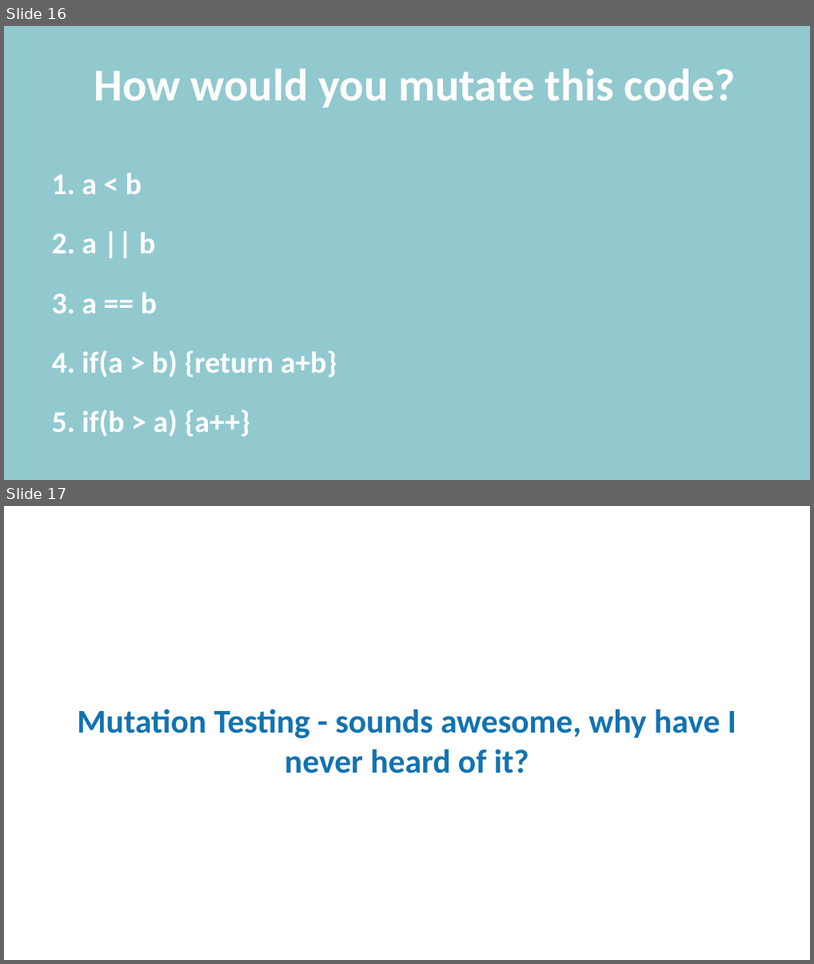
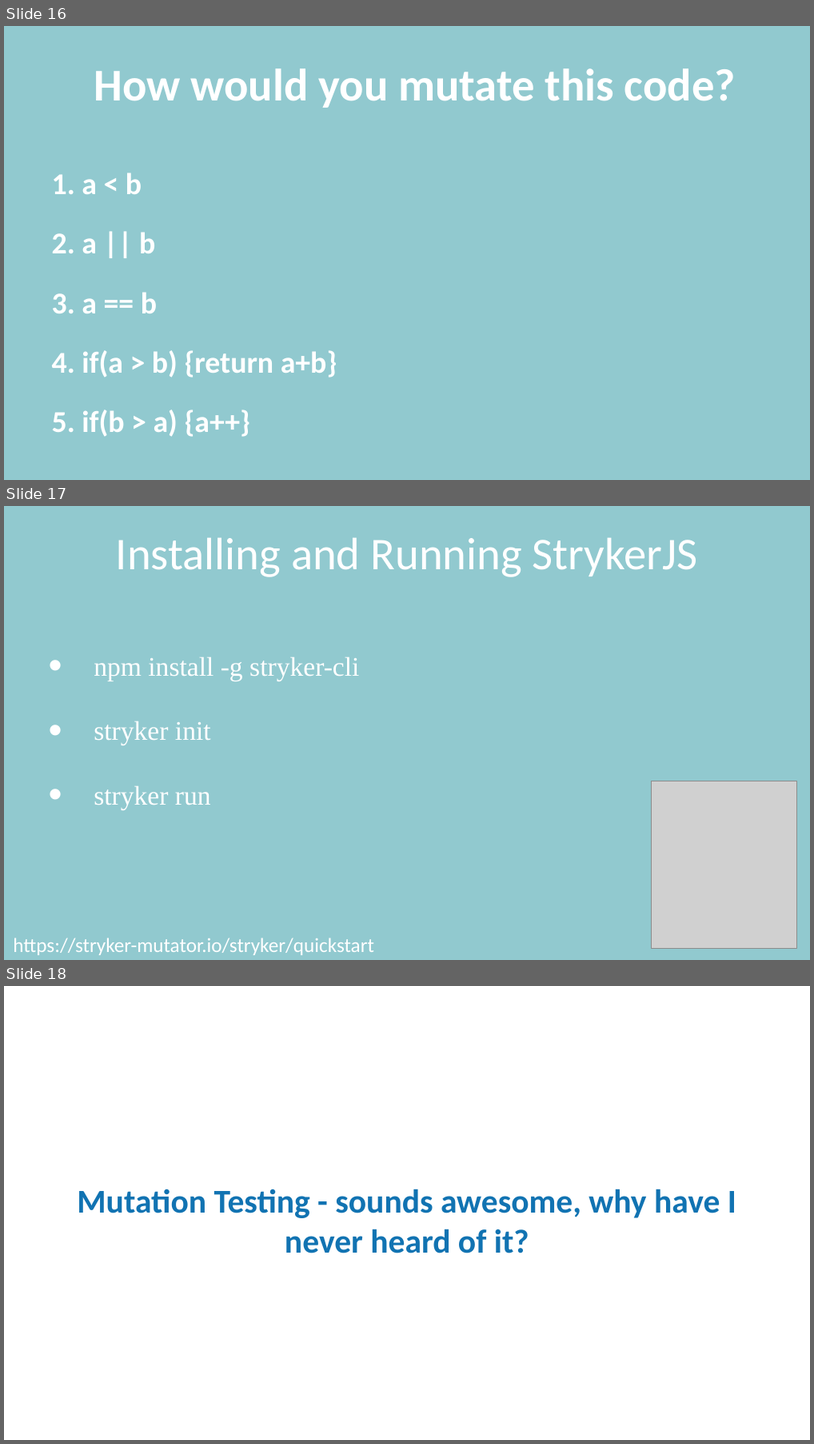
Before and after one commit to MatthewYKnowles/dev-space-2018, a slide deck: Who Watches the Watchmen.pptx. Shown one above the other, each under a label of ours: slides 16 and 17 before the commit, slides 16, 17 and 18 after it. The pictures are 814x964 and 814x1444 pixels, drawn with LibreOffice and Linux fonts; fonts in the diff are those of the drawing; grey boxes stand for pictures; background and template pictures are left out. Boxes give left, top, right and bottom in pixels: in the first picture for what was removed or moved away, otherwise in the second. Text is boxed around its words. In the diff, an @@ line names an element or a change of style, - is before the commit and + after.

```diff
--- a/Who Watches the Watchmen.pptx
+++ b/Who Watches the Watchmen.pptx
@@ slide 17 added at (x1=4, y1=506, x2=810, y2=960), background #91C9CF @@
@@ title added at (x1=116, y1=537, x2=698, y2=577), 54 pt, text #FFFFFF @@
+Installing and Running StrykerJS
@@ text added at (x1=94, y1=657, x2=359, y2=809), 32 pt, text #FFFFFF @@
+• npm install -g stryker-cli
+• stryker init
+• stryker run
@@ picture added at (x1=652, y1=780, x2=797, y2=948) @@
@@ text added at (x1=13, y1=937, x2=374, y2=955), 24 pt, text #FFFFFF @@
+https://stryker-mutator.io/stryker/quickstart
@@ what was slide 17 is now slide 18 @@
```
Also in this commit, not shown: 2 slides changed, 1 other file.
